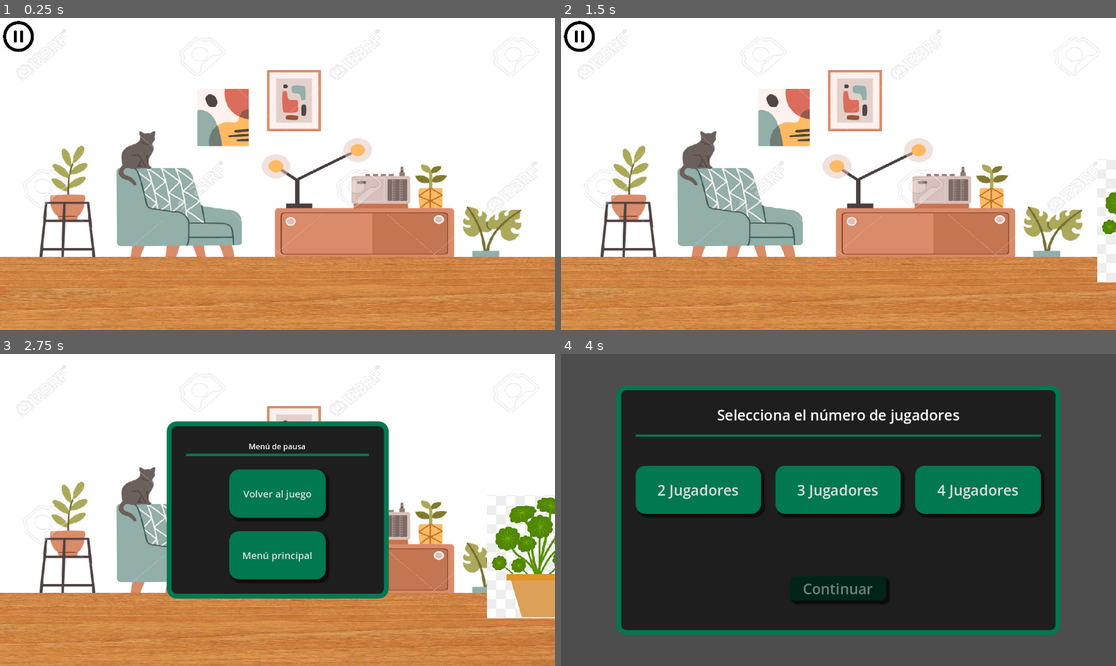
Above: before the commit, frames 1-4 (two rows, left to right).
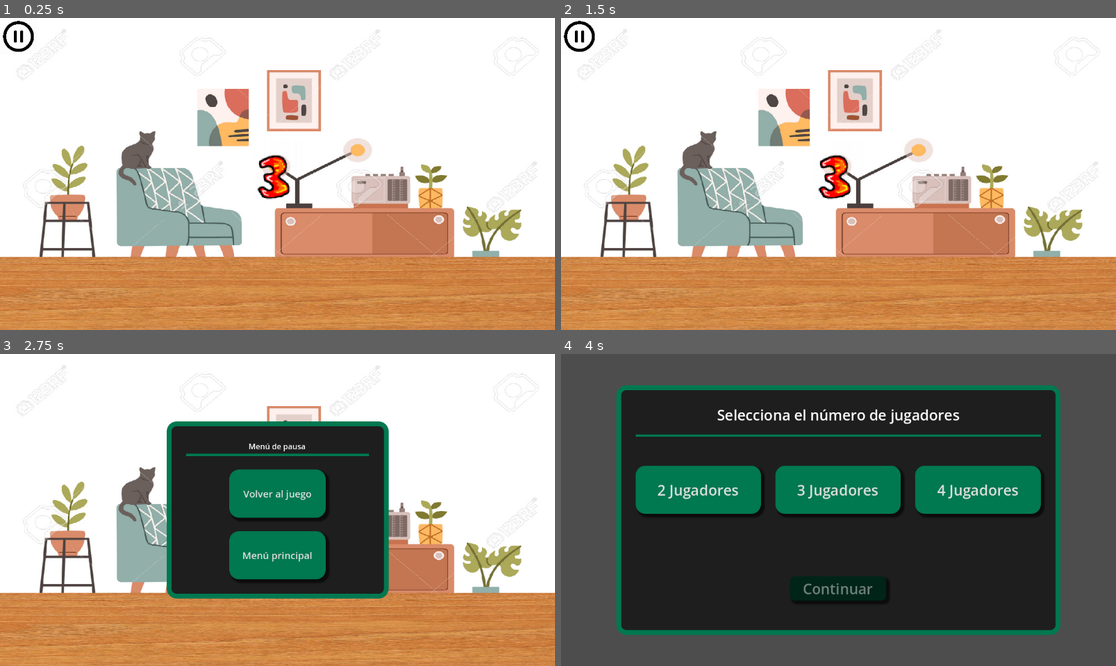
Above: after the commit, the same moments.

Repository: mamRobles/Las_ratas_dan_la_lata
Game: Godot game, scene res://MINI1/Scenes/escenario-MINI1.tscn
Two runs of this game, one before a commit and one after it. Both use one fixed random seed, a clock stepped at 60 frames per second and the inputs below. This scene is started directly instead of the project's main scene.
Inputs (mouse positions are in pixels of both pictures, inside the frame that each line leads up to):
- Up to frame 1 (0.25 s): no input
- Up to frame 2 (1.5 s): click (577, 36) at 0.5 s; click "Volver al juego" at 1.25 s
- Up to frame 3 (2.75 s): click (16, 372) at 2 s
- Up to frame 4 (4 s): click "Menú principal" at 2.75 s; click (960, 488) at 3.5 s

The runs differ from the first frame. In frame 1, 1.6% of the frame differs, in the area x 0-100%, y 44-100%; in frame 2, 2.7%; in frame 3, 5.1%, in the area x 0-100%, y 45-100%; in frame 4, nothing differs.

Commit message:
MINI1: Añadidas etiquetas jugadores y temporizador del inicio

Diff:
--- a/MINI1/Scenes/escenario-MINI1.tscn
+++ b/MINI1/Scenes/escenario-MINI1.tscn
@@ -1,10 +1,54 @@
-[gd_scene load_steps=15 format=3 uid="uid://i08rsalytc21"]
+[gd_scene load_steps=22 format=3 uid="uid://i08rsalytc21"]
 
 [ext_resource type="Script" uid="uid://buo22v4ingqqm" path="res://MINI1/Scripts/escenario-MINI1.gd" id="1_5id6t"]
 [ext_resource type="PackedScene" uid="uid://clyotws51in8w" path="res://MINI1/Scenes/suelo-MINI1.tscn" id="2_5id6t"]
 [ext_resource type="Texture2D" uid="uid://dsmua3x7fwvtr" path="res://MINI1/Sprites/fondo-MINI1.jpg" id="2_i2fuo"]
 [ext_resource type="Texture2D" uid="uid://ugqkt8toe6ir" path="res://MINI1/Sprites/gato-MINI1.png" id="5_2b5kb"]
 [ext_resource type="PackedScene" uid="uid://dng7iryyfov06" path="res://Sistema/Scenes/Pausa.tscn" id="5_nvt1d"]
+[ext_resource type="Texture2D" uid="uid://cxrygi01i258d" path="res://MINI1/Sprites/321go-MINI1.png" id="6_nvt1d"]
+
+[sub_resource type="StyleBoxFlat" id="StyleBoxFlat_2b5kb"]
+bg_color = Color(0.117647, 0.117647, 0.117647, 0.588235)
+corner_radius_top_left = 30
+corner_radius_top_right = 30
+corner_radius_bottom_right = 30
+corner_radius_bottom_left = 30
+
+[sub_resource type="AtlasTexture" id="AtlasTexture_b7t66"]
+atlas = ExtResource("6_nvt1d")
+region = Rect2(0, 0, 50, 68)
+
+[sub_resource type="AtlasTexture" id="AtlasTexture_ipw43"]
+atlas = ExtResource("6_nvt1d")
+region = Rect2(53, 0, 50, 68)
+
+[sub_resource type="AtlasTexture" id="AtlasTexture_xrxnw"]
+atlas = ExtResource("6_nvt1d")
+region = Rect2(106, 0, 50, 68)
+
+[sub_resource type="AtlasTexture" id="AtlasTexture_xw5w2"]
+atlas = ExtResource("6_nvt1d")
+region = Rect2(159, 0, 50, 68)
+
+[sub_resource type="SpriteFrames" id="SpriteFrames_wpvgj"]
+animations = [{
+"frames": [{
+"duration": 1.0,
+"texture": SubResource("AtlasTexture_b7t66")
+}, {
+"duration": 1.0,
+"texture": SubResource("AtlasTexture_ipw43")
+}, {
+"duration": 1.0,
+"texture": SubResource("AtlasTexture_xrxnw")
+}, {
+"duration": 1.0,
+"texture": SubResource("AtlasTexture_xw5w2")
+}],
+"loop": true,
+"name": &"default",
+"speed": 5.0
+}]
 
 [sub_resource type="AtlasTexture" id="AtlasTexture_nvt1d"]
 atlas = ExtResource("5_2b5kb")
@@ -85,17 +129,70 @@
 [node name="Camera2D" type="Camera2D" parent="Node2D"]
 position = Vector2(576, 324)
 
+[node name="LabelPlayer1" type="Label" parent="Node2D"]
+visible = false
+custom_minimum_size = Vector2(75, 20)
+offset_left = 184.0
+offset_top = 472.0
+offset_right = 264.0
+offset_bottom = 512.0
+theme_override_colors/font_color = Color(1, 1, 1, 1)
+theme_override_styles/normal = SubResource("StyleBoxFlat_2b5kb")
+horizontal_alignment = 1
+vertical_alignment = 1
+
 [node name="jugador1_pos" type="Marker2D" parent="Node2D"]
 position = Vector2(224, 543)
 
+[node name="LabelPlayer2" type="Label" parent="Node2D"]
+visible = false
+custom_minimum_size = Vector2(75, 20)
+offset_left = 312.0
+offset_top = 440.0
+offset_right = 392.0
+offset_bottom = 480.0
+theme_override_colors/font_color = Color(1, 1, 1, 1)
+theme_override_styles/normal = SubResource("StyleBoxFlat_2b5kb")
+horizontal_alignment = 1
+vertical_alignment = 1
+
 [node name="jugador2_pos" type="Marker2D" parent="Node2D"]
-position = Vector2(376, 539)
+position = Vector2(352, 544)
+
+[node name="LabelPlayer3" type="Label" parent="Node2D"]
+visible = false
+custom_minimum_size = Vector2(75, 20)
+offset_left = 440.0
+offset_top = 472.0
+offset_right = 520.0
+offset_bottom = 512.0
+theme_override_colors/font_color = Color(1, 1, 1, 1)
+theme_override_styles/normal = SubResource("StyleBoxFlat_2b5kb")
+horizontal_alignment = 1
+vertical_alignment = 1
 
 [node name="jugador3_pos" type="Marker2D" parent="Node2D"]
-position = Vector2(500, 543)
+position = Vector2(480, 544)
+
+[node name="LabelPlayer4" type="Label" parent="Node2D"]
+visible = false
+custom_minimum_size = Vector2(75, 20)
+offset_left = 568.0
+offset_top = 440.0
+offset_right = 648.0
+offset_bottom = 480.0
+theme_override_colors/font_color = Color(1, 1, 1, 1)
+theme_override_styles/normal = SubResource("StyleBoxFlat_2b5kb")
+horizontal_alignment = 1
+vertical_alignment = 1
 
 [node name="jugador4_pos" type="Marker2D" parent="Node2D"]
-position = Vector2(625, 533)
+position = Vector2(608, 544)
+
+[node name="Inicio" type="Timer" parent="Node2D"]
+wait_time = 3.0
+one_shot = true
+autostart = true
 
 [node name="Fin" type="Timer" parent="Node2D"]
 wait_time = 25.0
@@ -117,6 +214,12 @@
 [node name="MostrarGanadores" type="Timer" parent="Node2D"]
 wait_time = 3.0
 one_shot = true
+
+[node name="CuentaAtras" type="AnimatedSprite2D" parent="Node2D"]
+position = Vector2(576, 320)
+scale = Vector2(2, 2)
+sprite_frames = SubResource("SpriteFrames_wpvgj")
+speed_scale = 0.25
 
 [node name="GatoAviso" type="AnimatedSprite2D" parent="Node2D"]
 position = Vector2(576, 320)
@@ -134,8 +237,9 @@
 position = Vector2(1095.5, 803)
 shape = SubResource("RectangleShape2D_7n72r")
 
+[connection signal="timeout" from="Node2D/Inicio" to="Node2D" method="_on_inicio_timeout"]
+[connection signal="timeout" from="Node2D/Fin" to="Node2D" method="_on_fin_timeout"]
 [connection signal="timeout" from="Node2D/Fin" to="Node2D" method="_on_timer_timeout"]
-[connection signal="timeout" from="Node2D/Fin" to="Node2D" method="_on_fin_timeout"]
 [connection signal="timeout" from="Node2D/InicioGato" to="Node2D" method="_on_inicio_gato_timeout"]
 [connection signal="timeout" from="Node2D/InicioGatoCazando" to="Node2D" method="_on_inicio_gato_cazando_timeout"]
 [connection signal="timeout" from="Node2D/FinGato" to="Node2D" method="_on_fin_gato_timeout"]
--- a/MINI1/Scripts/escenario-MINI1.gd
+++ b/MINI1/Scripts/escenario-MINI1.gd
@@ -1,13 +1,15 @@
 extends Node2D
 #Jugadores
 var jugadores : Array
-#var muertos: Array = [false,false,false,false]
 const escena_jugador = preload("res://MINI1/Scenes/MINI1_jugador.tscn")
 @onready var pos1 = $jugador1_pos.global_position
 @onready var pos2 = $jugador2_pos.global_position
 @onready var pos3 = $jugador3_pos.global_position
 @onready var pos4 = $jugador4_pos.global_position
 var posiciones : Array
+
+var indices_aleatorios : Array
+
 #Escondites
 var esc1_scene = preload("res://MINI1/Scenes/libros-MINI1.tscn")
 var esc2_scene = preload("res://MINI1/Scenes/planta-MINI1.tscn")
@@ -43,7 +45,8 @@
 	var jugador = jugadores[-1]
 	jugador.id =indice
 	# modificar posición, estética (gorritos), inputs
-	jugador.position = posiciones.pop_back() # pposiciones aleatorias de jugadores
+	###jugador.position = posiciones.pop_back() # pposiciones aleatorias de jugadores
+	jugador.position = posiciones[indices_aleatorios[indice]]
 	# # este código es para cuando no tienes lista aleatoria
 	#if indice ==0:
 	#	jugador.position=pos1
@@ -63,6 +66,19 @@
 	jugador.apply_scale(Vector2(4.0, 4.0))
 	add_child(jugador)
 
+	if indices_aleatorios[indice] == 0:
+		$LabelPlayer1.text = INICIO.nombres_jugadores[indice]
+		$LabelPlayer1.visible = true
+	elif indices_aleatorios[indice] == 1:
+		$LabelPlayer2.text = INICIO.nombres_jugadores[indice]
+		$LabelPlayer2.visible = true
+	elif indices_aleatorios[indice] == 2:
+		$LabelPlayer3.text = INICIO.nombres_jugadores[indice]
+		$LabelPlayer3.visible = true
+	else:
+		$LabelPlayer4.text = INICIO.nombres_jugadores[indice]
+		$LabelPlayer4.visible = true
+
 
 func kill_player(indice):
 	jugadores[indice].muerto=true
@@ -73,7 +89,9 @@
 
 func _ready():
 	posiciones  = [pos1,pos2,pos3,pos4]
-	posiciones.shuffle() # aleatorizar lista de posiciones
+	###posiciones.shuffle() # aleatorizar lista de posiciones
+	indices_aleatorios = [0, 1, 2, 3]
+	indices_aleatorios.shuffle()
 	for i in range(INICIO.num_jugadores):
 		add_player(i)
 	screen_size = get_window().size
@@ -82,50 +100,52 @@
 	$GatoAviso.play("default")
 	$GatoCazando.visible = false
 	$GatoCazando.play("default")
+	$CuentaAtras.play("default")
+
 
 
 func _process(delta):
-
-	if not todos_muertos:
-		todos_muertos = true
-		for i in range(INICIO.num_jugadores):
-			if not MINI1.muertos[i]:
-				todos_muertos = false
-		if todos_muertos:
-			$MostrarGanadores.start()
-
-	if !terminar:
-		if meta_generada:
-			if meta.position.x == screen_size.x / 2 + offset:
-					terminar = true
-					$MostrarGanadores.start()
-		else:
-			#Generar escondite
-			generate_esc()
-
-		#Mover la cámara, el fondo, el jugador e incrementar el offset
-		if !gato_activo:
-			$Camera2D.position.x += SPEED
-			$Fondo.position.x += SPEED
-			$GatoAviso.position.x += SPEED
-			$GatoCazando.position.x += SPEED
-			$"../Pausa".position.x+=SPEED
-			offset += SPEED
-
-		#Si la camara avanza mucho, mueve el suelo
-		if $Camera2D.position.x - $suelo.position.x > screen_size.x * 1.5:
-			$suelo.position.x += screen_size.x
-			$"CaídaAlVacío".position.x+=screen_size.x
-		#Si el escondite desaparece de plano, lo elimina
-		for esc in escondites:
-			if esc.position.x < ($Camera2D.position.x - screen_size.x):
-				remove_esc(esc)
-
-		if gato_activo:
+	if MINI1.empezar:
+		if not todos_muertos:
+			todos_muertos = true
 			for i in range(INICIO.num_jugadores):
-				if jugadores[i].escondido ==false:
-					kill_player(i)
-			#print("GATO VIGILANDO")
+				if not MINI1.muertos[i]:
+					todos_muertos = false
+			if todos_muertos:
+				$MostrarGanadores.start()
+
+		if !terminar:
+			if meta_generada:
+				if meta.position.x == screen_size.x / 2 + offset:
+						terminar = true
+						$MostrarGanadores.start()
+			else:
+				#Generar escondite
+				generate_esc()
+
+			#Mover la cámara, el fondo, el jugador e incrementar el offset
+			if !gato_activo:
+				$Camera2D.position.x += SPEED
+				$Fondo.position.x += SPEED
+				$GatoAviso.position.x += SPEED
+				$GatoCazando.position.x += SPEED
+				$"../Pausa".position.x+=SPEED
+				offset += SPEED
+
+			#Si la camara avanza mucho, mueve el suelo
+			if $Camera2D.position.x - $suelo.position.x > screen_size.x * 1.5:
+				$suelo.position.x += screen_size.x
+				$"CaídaAlVacío".position.x+=screen_size.x
+			#Si el escondite desaparece de plano, lo elimina
+			for esc in escondites:
+				if esc.position.x < ($Camera2D.position.x - screen_size.x):
+					remove_esc(esc)
+
+			if gato_activo:
+				for i in range(INICIO.num_jugadores):
+					if jugadores[i].escondido ==false:
+						kill_player(i)
+
 
 #Generar escondite
 func generate_esc():
@@ -216,6 +236,15 @@
 	get_tree().change_scene_to_file("res://MINI1/Scenes/ganadores-MINI1.tscn")
 
 
+func _on_inicio_timeout() -> void:
+	MINI1.empezar = true
+	$CuentaAtras.visible = false
+	$LabelPlayer1.visible = false
+	$LabelPlayer2.visible = false
+	$LabelPlayer3.visible = false
+	$LabelPlayer4.visible = false
+
+
 func _on_caída_al_vacío_body_entered(body: Node2D) -> void:
 	if body.get_class() == "CharacterBody2D":		#Si es un jugador
 		if body.muerto ==false: kill_player(body.id) #matalo si no está muerto
--- a/MINI1/Scripts/mini1_jugador.gd
+++ b/MINI1/Scripts/mini1_jugador.gd
@@ -29,7 +29,7 @@
 	velocity.x = 0.0 # movimiento inicial es 0 hasta que se determine lo contrario abajo
 	if not is_on_floor():
 		velocity += get_gravity() * delta
-	if muerto==false:
+	if muerto==false and MINI1.empezar:
 		# Handle jump.
 		if Input.is_action_just_pressed(arriba) and is_on_floor():
 			velocity.y = JUMP_VELOCITY
--- a/MINI1/Scripts/mini_1.gd
+++ b/MINI1/Scripts/mini_1.gd
@@ -2,6 +2,7 @@
 
 #var escondido:bool = false
 var muertos: Array = [false, false, false, false]
+var empezar : bool = false
 
 # Called when the node enters the scene tree for the first time.
 func _ready() -> void:
Binary file added: MINI1/Sprites/321go-MINI1.png
Not shown, added: MINI1/Sprites/321go-MINI1.png.import
